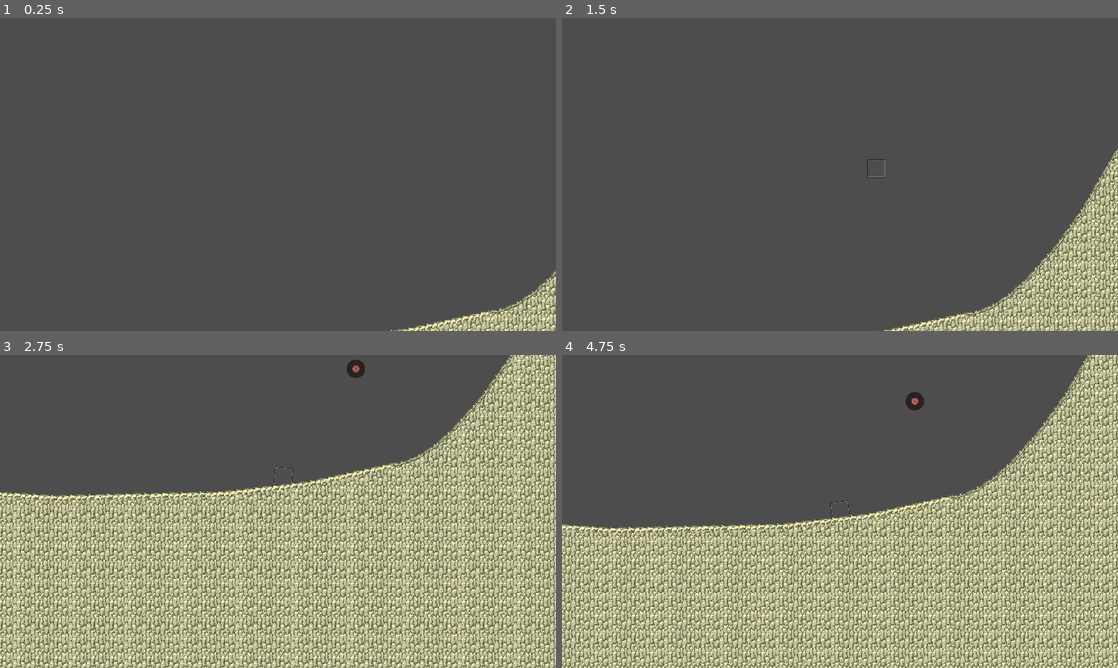
Above: before the commit, frames 1-4 (two rows, left to right).
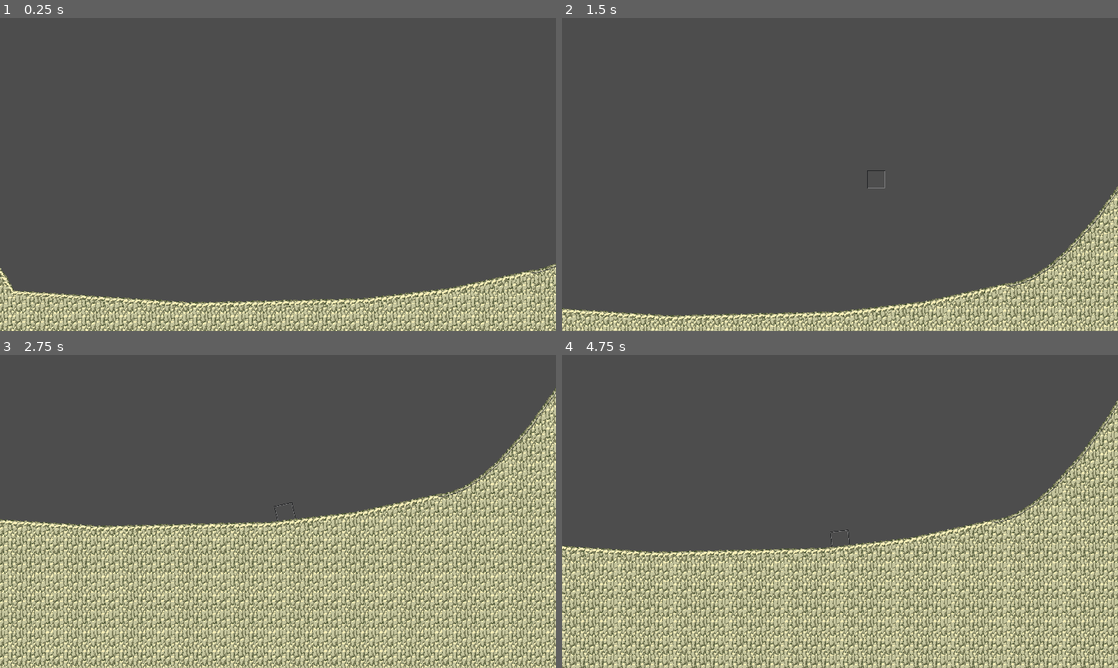
Above: after the commit, the same moments.

Repository: LiquidFun/Grandpas-Hill-Racer
Game: Godot game, scene res://levels/brutus.tscn
The game is run twice, just before and just after one commit, with the same random seed, the same clock (stepped at 60 frames per second) and the same inputs.
Inputs (mouse positions are in pixels of both pictures, inside the frame that each line leads up to):
- Up to frame 1 (0.25 s): no input
- Up to frame 2 (1.5 s): tap Enter (start) at 0.5, 1.25 s; move the mouse to (962, 158) at 0.52 s; hold E (rotate_right) 0.53-1.25 s; tap 1 (item1) at 0.6 s; click (962, 158) at 0.67 s; tap 2 (item2) at 0.8 s; drag from (728, 190) to (962, 158) at 1.27 s
- Up to frame 3 (2.75 s): move the mouse to (333, 442) at 2.02 s; hold E (rotate_right) from 2.03 s (still down); tap 3 (item3) at 2.1 s; click (333, 442) at 2.17 s; tap 4 (item4) at 2.3 s
- Up to frame 4 (4.75 s): release E (rotate_right) at 2.75 s; drag from (812, 574) to (673, 464) at 2.77 s; move the mouse to (1006, 558) at 3.52 s; hold Q (rotate_left) 3.53-4.25 s; hold Space (pan) 3.53-4.25 s; tap 5 (item5) at 3.6 s; click (1006, 558) at 3.67 s; tap Escape (cancel) at 4.15 s; drag from (673, 464) to (917, 398) at 4.27 s

The runs differ from the first frame. In frame 1, 11% of the frame differs, in the area x 0-100%, y 78-100%; in frame 2, 9.8%; in frame 3, 45%, in the area x 0-100%, y 0-100%; in frame 4, 39%.

Commit message:
new part physics

Diff:
--- a/entities/car/rigid/car.gd
+++ b/entities/car/rigid/car.gd
@@ -13,4 +13,4 @@
 func _process(delta):
 	if has_node("Camera2D"):
 		var camera = get_node("Camera2D")
-		camera.offset = camera.offset.lerp(self.linear_velocity / 2, delta * 2)   # *1 Vector2(1, 2)
+		camera.offset = camera.offset.lerp(Vector2(0, -100) + self.linear_velocity / 2, delta * 2)   # *1 Vector2(1, 2)
--- /dev/null
+++ b/entities/car/rigid/part.gd
@@ -0,0 +1,9 @@
+extends RigidBody2D
+
+const POWER = 2_000_000
+
+func _physics_process(delta):
+	#if rotation_degrees < -1:
+	#	apply_torque(POWER)
+	#elif rotation_degrees > 1:
+	apply_torque(-POWER * rotation_degrees)
--- /dev/null
+++ b/entities/car/rigid/part.tscn
@@ -0,0 +1,16 @@
+[gd_scene load_steps=3 format=3 uid="uid://vc3epogfore4"]
+
+[ext_resource type="Script" path="res://entities/car/rigid/part.gd" id="1_pw77j"]
+
+[sub_resource type="PhysicsMaterial" id="PhysicsMaterial_7rxev"]
+friction = 5.0
+rough = true
+bounce = 0.2
+
+[node name="Part" type="RigidBody2D"]
+collision_layer = 4
+mass = 50.0
+physics_material_override = SubResource("PhysicsMaterial_7rxev")
+angular_damp_mode = 1
+angular_damp = 10000.0
+script = ExtResource("1_pw77j")
--- /dev/null
+++ b/entities/car/rigid/part_joint.tscn
@@ -0,0 +1,7 @@
+[gd_scene format=3 uid="uid://b33s2gcdbbntv"]
+
+[node name="PartJoint" type="PinJoint2D"]
+bias = 0.07
+angular_limit_enabled = true
+angular_limit_lower = -0.0174533
+angular_limit_upper = 0.0174533
--- a/entities/car/rigid/wheel_spring.tscn
+++ b/entities/car/rigid/wheel_joint.tscn
@@ -1,5 +1,5 @@
 [gd_scene format=3 uid="uid://bipco1samm3od"]
 
-[node name="WheelSpring" type="PinJoint2D"]
-softness = 0.05
+[node name="WheelJoint" type="PinJoint2D"]
+z_index = 15
 motor_target_velocity = 1.71304
--- a/game/game_controller.gd
+++ b/game/game_controller.gd
@@ -8,12 +8,15 @@
 
 const CAR_SCENE = preload("res://entities/car/rigid/car.tscn")
 const WHEEL_SCENE = preload("res://entities/car/rigid/wheel.tscn")
-const WHEEL_AXIS_SCENE = preload("res://entities/car/rigid/wheel_spring.tscn")
+const WHEEL_JOINT_SCENE = preload("res://entities/car/rigid/wheel_joint.tscn")
+const PART_JOINT_SCENE = preload("res://entities/car/rigid/part_joint.tscn")
+const PART_SCENE = preload("res://entities/car/rigid/part.tscn")
+
+
 
 const ROTATE_BY = deg_to_rad(45/4.0)
 
 var selected_part: Area2D = null
-var first_part_was_placed = false
 var placed_parts = []
 @export var started = false
 
@@ -33,94 +36,159 @@
 	var car = CAR_SCENE.instantiate()
 	car.add_child(camera)
 	add_sibling(car)
-	camera.position = camera_pos
+	camera.global_position = camera_pos
 	camera.position_smoothing_enabled = true
 	camera.position = Vector2.ZERO
 	car.position = placed_parts[0].position
+
+	var now_placed = []
+	var index = 0
 	#hull.add_child(car)
-	for part in placed_parts:
-		get_parent().remove_child(part)
+	for placed in placed_parts:
+		get_parent().remove_child(placed)
 		#part.get_node("Placement").queue_free()
-		var sprite = part.get_node("Sprite2D")
-		part.remove_child(sprite)
-		part.get_node("Collision").disabled = false
-
-		var collision = part.get_node("Collision")
-		part.remove_child(collision)
-
-		if part.is_in_group("tire"):
-			var wheel = WHEEL_SCENE.instantiate()
-			wheel.add_child(sprite)
-			wheel.add_child(collision)
+		var sprite = placed.get_node("Sprite2D")
+		placed.remove_child(sprite)
+		placed.get_node("Collision").disabled = false
+
+		var collision = placed.get_node("Collision")
+		placed.remove_child(collision)
+
+		collision.rotation = placed.rotation
+		sprite.rotation = placed.rotation
+
+		if index == 0:
+			car.add_child(sprite)
+			car.add_child(collision)
+			sprite.global_position = placed.global_position
+			collision.global_position = placed.global_position
+			now_placed.append(car)
+
+		else:
+			var is_tire = placed.is_in_group("tire")
+			var part = (WHEEL_SCENE if is_tire else PART_SCENE).instantiate()
+			part.add_child(sprite)
+			part.add_child(collision)
 			sprite.position = Vector2.ZERO
 			collision.position = Vector2.ZERO
 
-			var wheel_axis = WHEEL_AXIS_SCENE.instantiate()
-
-			wheel_axis.add_child(wheel)
-			wheel.position = Vector2.ZERO
-			car.add_child(wheel_axis)
-			wheel_axis.global_position = part.global_position
-
-			wheel_axis.node_a = car.get_path()
-			wheel_axis.node_b = wheel.get_path()
+			var joint = (WHEEL_JOINT_SCENE if is_tire else PART_JOINT_SCENE).instantiate()
+
+			car.add_child(part)
+			part.global_position = placed.global_position
+
+			# part.get_colliding_bodies()
+
+			car.add_child(joint)
+
+			await get_tree().physics_frame
+			await get_tree().physics_frame
+			await get_tree().physics_frame
+
+			for previous_part in now_placed:
+				var vec = _find_intersection_point(previous_part, part)
+				if vec != Vector2.INF:
+					joint.global_position = vec
+
+					joint.node_a = previous_part.get_path()
+
+					break
+			if is_tire:
+				joint.global_position = part.global_position
+			else:
+				now_placed.append(part)
+
+			car.remove_child(part)
+			joint.add_child(part)
+			joint.node_b = part.get_path()
+			part.position = Vector2.ZERO
+		index += 1
+
+
+func _find_intersection_point(body1: CollisionObject2D, body2: CollisionObject2D) -> Vector2:
+	var start_point = body1.global_position
+	var end_point = body2.global_position
+	print_debug(start_point, end_point)
+
+	while start_point.distance_to(end_point) > 0.1:
+		var mid_point = (start_point + end_point) / 2
+		var in_body1 = _point_in_body(mid_point, body1)
+		var in_body2 = _point_in_body(mid_point, body2)
+		print(mid_point)
+		if in_body1 and in_body2:
+			print(true)
+			return mid_point
+		if in_body1:
+			start_point = mid_point
 		else:
-			car.add_child(sprite)
-			car.add_child(collision)
-			sprite.global_position = part.global_position
-			collision.global_position = part.global_position
-			collision.rotation = part.rotation
-			sprite.rotation = part.rotation
-			# part.position = Vector2.ZERO
-			# collision.position = Vector2.ZERO
-
+			end_point = mid_point
+
+	return Vector2.INF
+
+func _point_in_body(point: Vector2, body: RigidBody2D):
+	var pointParameters := PhysicsPointQueryParameters2D.new()
+	pointParameters.collide_with_areas = true
+	pointParameters.collide_with_bodies = true
+	pointParameters.position = point
+
+	var space := get_world_2d().direct_space_state
+	for collision_dict in space.intersect_point(pointParameters):
+		print(collision_dict, body)
+		if body == collision_dict["collider"]:
+			return true
+	return false
 
 func _unhandled_input(event):
-	if Input.is_action_just_pressed("item1"):
-		_select_part(0)
-	if Input.is_action_just_pressed("item2"):
-		_select_part(1)
-	if Input.is_action_just_pressed("item3"):
-		_select_part(2)
-	if Input.is_action_just_pressed("item4"):
-		_select_part(3)
-	if Input.is_action_just_pressed("item5"):
-		_select_part(4)
-
 	if Input.is_action_pressed("start"):
 		_start()
 
-	#if Input.is_action_pressed("pan"):
-	#	if event is InputEventMouseMotion:
-	#		camera.position -= event.screen_relative
-
-	if !started and selected_part != null:
-		if event is InputEventMouseMotion:
-			selected_part.global_position = get_global_mouse_position()
-			_set_selected_part_color()
-
-		if Input.is_action_just_pressed("place") and _can_selected_part_can_be_placed():
-			selected_part.modulate = Color(1, 1, 1, 1)
-			placed_parts.append(selected_part)
-			selected_part = null
-			first_part_was_placed = true
-
-		if Input.is_action_just_pressed("cancel"):
-			get_parent().remove_child(selected_part)
-			selected_part = null
-
-		if Input.is_action_just_pressed("rotate_left"):
-			selected_part.rotate(ROTATE_BY)
-
-		if Input.is_action_just_pressed("rotate_right"):
-			selected_part.rotate(-ROTATE_BY)
+	if not started:
+		if Input.is_action_just_pressed("item1"):
+			_select_part(0)
+		if Input.is_action_just_pressed("item2"):
+			_select_part(1)
+		if Input.is_action_just_pressed("item3"):
+			_select_part(2)
+		if Input.is_action_just_pressed("item4"):
+			_select_part(3)
+		if Input.is_action_just_pressed("item5"):
+			_select_part(4)
+
+		if Input.is_action_pressed("pan"):
+			if event is InputEventMouseMotion:
+				camera.position -= event.screen_relative
+
+		if placed_parts:
+			if Input.is_action_just_pressed("undo"):
+				var part = placed_parts.pop_back()
+				get_parent().remove_child(part)
+
+		if selected_part != null:
+			if event is InputEventMouseMotion:
+				selected_part.global_position = get_global_mouse_position()
+				_set_selected_part_color()
+
+			if Input.is_action_just_pressed("place") and _can_selected_part_can_be_placed():
+				selected_part.modulate = Color(1, 1, 1, 1)
+				placed_parts.append(selected_part)
+				selected_part = null
+
+			if Input.is_action_just_pressed("cancel"):
+				get_parent().remove_child(selected_part)
+				selected_part = null
+
+			if Input.is_action_just_pressed("rotate_left"):
+				selected_part.rotate(ROTATE_BY)
+
+			if Input.is_action_just_pressed("rotate_right"):
+				selected_part.rotate(-ROTATE_BY)
 
 
 func _can_selected_part_can_be_placed() -> bool:
 	for area in selected_part.get_overlapping_areas():
 		if area.is_in_group("car"):
 			return true
-	return !first_part_was_placed
+	return len(placed_parts) == 0
 
 func _select_part(index: int):
 	if index >= len(PART_SCENES):
--- a/levels/brutus.tscn
+++ b/levels/brutus.tscn
@@ -559,13 +559,13 @@
 fill_mesh_offset = 0.0
 render_offset = 0.0
 
-[node name="Brutenis" type="Node2D"]
+[node name="brutus" type="Node2D"]
 
 [node name="GameController" parent="." instance=ExtResource("1_onm43")]
 started = false
 
 [node name="StaticBody2D" type="StaticBody2D" parent="."]
-position = Vector2(-219, 499)
+position = Vector2(-78, 361)
 collision_mask = 0
 
 [node name="SS2D_Shape_Closed" type="Node2D" parent="StaticBody2D"]
--- a/testing/car_alpha.tscn
+++ b/testing/car_alpha.tscn
@@ -4,7 +4,7 @@
 [ext_resource type="PackedScene" uid="uid://c2j5i8uqtglgp" path="res://entities/car/plank/plank.tscn" id="2_2k6jl"]
 [ext_resource type="PackedScene" uid="uid://c6j8w7su7y05y" path="res://entities/car/rigid/wheel.tscn" id="3_hcw3k"]
 [ext_resource type="PackedScene" uid="uid://dblt60xp5hs7f" path="res://entities/car/tire/tire.tscn" id="4_nl00a"]
-[ext_resource type="PackedScene" uid="uid://bipco1samm3od" path="res://entities/car/rigid/wheel_spring.tscn" id="5_jme7n"]
+[ext_resource type="PackedScene" uid="uid://bipco1samm3od" path="res://entities/car/rigid/wheel_joint.tscn" id="5_jme7n"]
 
 [sub_resource type="RectangleShape2D" id="RectangleShape2D_u1j0s"]
 size = Vector2(64, 64)
--- a/testing/manual_car.tscn
+++ b/testing/manual_car.tscn
@@ -1,7 +1,7 @@
 [gd_scene load_steps=11 format=3 uid="uid://brcie76adlj5m"]
 
 [ext_resource type="PackedScene" uid="uid://bfc7wo5jje38e" path="res://entities/car/rigid/car.tscn" id="1_7a1r4"]
-[ext_resource type="PackedScene" uid="uid://bipco1samm3od" path="res://entities/car/rigid/wheel_spring.tscn" id="2_uv2kw"]
+[ext_resource type="PackedScene" uid="uid://bipco1samm3od" path="res://entities/car/rigid/wheel_joint.tscn" id="2_uv2kw"]
 [ext_resource type="PackedScene" uid="uid://c6j8w7su7y05y" path="res://entities/car/rigid/wheel.tscn" id="3_sy7it"]
 [ext_resource type="Texture2D" uid="uid://bbpso5fe6g4ks" path="res://entities/car/tire/tire.png" id="4_crw2j"]
 [ext_resource type="Texture2D" uid="uid://dm3is5d4t4wbe" path="res://entities/car/plank/plank.png" id="5_fi8xi"]
--- a/testing/manual_car2.tscn
+++ b/testing/manual_car2.tscn
@@ -2,7 +2,7 @@
 
 [ext_resource type="PackedScene" uid="uid://bfc7wo5jje38e" path="res://entities/car/rigid/car.tscn" id="1_6ssjv"]
 [ext_resource type="Texture2D" uid="uid://bmrkqfb7ohanl" path="res://entities/car/cube/cube.png" id="2_bcv0u"]
-[ext_resource type="PackedScene" uid="uid://bipco1samm3od" path="res://entities/car/rigid/wheel_spring.tscn" id="3_6p7d3"]
+[ext_resource type="PackedScene" uid="uid://bipco1samm3od" path="res://entities/car/rigid/wheel_joint.tscn" id="3_6p7d3"]
 [ext_resource type="PackedScene" uid="uid://c6j8w7su7y05y" path="res://entities/car/rigid/wheel.tscn" id="4_6f2uc"]
 [ext_resource type="Texture2D" uid="uid://bbpso5fe6g4ks" path="res://entities/car/tire/tire.png" id="5_pr5d5"]
 [ext_resource type="Texture2D" uid="uid://dm3is5d4t4wbe" path="res://entities/car/plank/plank.png" id="6_05s3f"]
--- /dev/null
+++ b/testing/manual_car3.tscn
@@ -0,0 +1,110 @@
+[gd_scene load_steps=12 format=3 uid="uid://5uh7nwy8narw"]
+
+[ext_resource type="PackedScene" uid="uid://bfc7wo5jje38e" path="res://entities/car/rigid/car.tscn" id="1_8stit"]
+[ext_resource type="PackedScene" uid="uid://bipco1samm3od" path="res://entities/car/rigid/wheel_joint.tscn" id="2_728h6"]
+[ext_resource type="PackedScene" uid="uid://c6j8w7su7y05y" path="res://entities/car/rigid/wheel.tscn" id="3_rs8ml"]
+[ext_resource type="Texture2D" uid="uid://bbpso5fe6g4ks" path="res://entities/car/tire/tire.png" id="4_ypwwe"]
+[ext_resource type="Texture2D" uid="uid://dm3is5d4t4wbe" path="res://entities/car/plank/plank.png" id="5_rpsle"]
+[ext_resource type="PackedScene" uid="uid://b33s2gcdbbntv" path="res://entities/car/rigid/part_joint.tscn" id="6_7df5a"]
+[ext_resource type="Texture2D" uid="uid://bmrkqfb7ohanl" path="res://entities/car/cube/cube.png" id="6_q0fme"]
+[ext_resource type="PackedScene" uid="uid://vc3epogfore4" path="res://entities/car/rigid/part.tscn" id="7_icr3b"]
+
+[sub_resource type="CircleShape2D" id="CircleShape2D_fy5xn"]
+radius = 32.0156
+
+[sub_resource type="RectangleShape2D" id="RectangleShape2D_u1j0s"]
+size = Vector2(64, 61)
+
+[sub_resource type="RectangleShape2D" id="RectangleShape2D_i4aeq"]
+size = Vector2(32, 128)
+
+[node name="ManualCar" type="Node2D"]
+
+[node name="Car" parent="." instance=ExtResource("1_8stit")]
+
+[node name="WheelSpring" parent="Car" instance=ExtResource("2_728h6")]
+position = Vector2(-216, 14)
+node_a = NodePath("..")
+node_b = NodePath("Wheel")
+bias = 0.038
+
+[node name="Wheel" parent="Car/WheelSpring" instance=ExtResource("3_rs8ml")]
+
+[node name="Collision" type="CollisionShape2D" parent="Car/WheelSpring/Wheel"]
+shape = SubResource("CircleShape2D_fy5xn")
+
+[node name="Sprite2D" type="Sprite2D" parent="Car/WheelSpring/Wheel"]
+z_index = 10
+texture = ExtResource("4_ypwwe")
+
+[node name="WheelSpring2" parent="Car" instance=ExtResource("2_728h6")]
+position = Vector2(-70, 17)
+node_a = NodePath("../PartJoint/Part")
+node_b = NodePath("Wheel")
+bias = 0.047
+
+[node name="Wheel" parent="Car/WheelSpring2" instance=ExtResource("3_rs8ml")]
+
+[node name="Collision" type="CollisionShape2D" parent="Car/WheelSpring2/Wheel"]
+shape = SubResource("CircleShape2D_fy5xn")
+
+[node name="Sprite2D" type="Sprite2D" parent="Car/WheelSpring2/Wheel"]
+z_index = 10
+texture = ExtResource("4_ypwwe")
+
+[node name="WheelSpring4" parent="Car" instance=ExtResource("2_728h6")]
+position = Vector2(68, 14)
+node_a = NodePath("../PartJoint2/Part")
+node_b = NodePath("Wheel")
+bias = 0.047
+
+[node name="Wheel" parent="Car/WheelSpring4" instance=ExtResource("3_rs8ml")]
+
+[node name="Collision" type="CollisionShape2D" parent="Car/WheelSpring4/Wheel"]
+shape = SubResource("CircleShape2D_fy5xn")
+
+[node name="Sprite2D" type="Sprite2D" parent="Car/WheelSpring4/Wheel"]
+z_index = 10
+texture = ExtResource("4_ypwwe")
+
+[node name="Sprite2D3" type="Sprite2D" parent="Car"]
+position = Vector2(-184, -11)
+texture = ExtResource("6_q0fme")
+
+[node name="Collision3" type="CollisionShape2D" parent="Car" groups=["car"]]
+position = Vector2(-184, -11)
+shape = SubResource("RectangleShape2D_u1j0s")
+
+[node name="PartJoint" parent="Car" instance=ExtResource("6_7df5a")]
+position = Vector2(-161, 2)
+node_a = NodePath("..")
+node_b = NodePath("Part")
+
+[node name="Part" parent="Car/PartJoint" instance=ExtResource("7_icr3b")]
+
+[node name="Sprite2D2" type="Sprite2D" parent="Car/PartJoint/Part"]
+position = Vector2(55, -1.99977)
+rotation = 1.5708
+texture = ExtResource("5_rpsle")
+
+[node name="Collision2" type="CollisionShape2D" parent="Car/PartJoint/Part"]
+position = Vector2(55, -1.99977)
+rotation = 1.5708
+shape = SubResource("RectangleShape2D_i4aeq")
+
+[node name="PartJoint2" parent="Car" instance=ExtResource("6_7df5a")]
+position = Vector2(-46, 1)
+node_a = NodePath("../PartJoint/Part")
+node_b = NodePath("Part")
+
+[node name="Part" parent="Car/PartJoint2" instance=ExtResource("7_icr3b")]
+
+[node name="Sprite2D2" type="Sprite2D" parent="Car/PartJoint2/Part"]
+position = Vector2(55, -1.99977)
+rotation = 1.5708
+texture = ExtResource("5_rpsle")
+
+[node name="Collision2" type="CollisionShape2D" parent="Car/PartJoint2/Part"]
+position = Vector2(55, -1.99977)
+rotation = 1.5708
+shape = SubResource("RectangleShape2D_i4aeq")
--- /dev/null
+++ b/testing/manual_car4.tscn
@@ -0,0 +1,112 @@
+[gd_scene load_steps=12 format=3 uid="uid://c0bhd5d6gd7mw"]
+
+[ext_resource type="PackedScene" uid="uid://bfc7wo5jje38e" path="res://entities/car/rigid/car.tscn" id="1_mnxki"]
+[ext_resource type="PackedScene" uid="uid://bipco1samm3od" path="res://entities/car/rigid/wheel_joint.tscn" id="2_wgxnc"]
+[ext_resource type="PackedScene" uid="uid://c6j8w7su7y05y" path="res://entities/car/rigid/wheel.tscn" id="3_jkmm6"]
+[ext_resource type="Texture2D" uid="uid://bbpso5fe6g4ks" path="res://entities/car/tire/tire.png" id="4_wkvbe"]
+[ext_resource type="Texture2D" uid="uid://bmrkqfb7ohanl" path="res://entities/car/cube/cube.png" id="5_5q575"]
+[ext_resource type="PackedScene" uid="uid://b33s2gcdbbntv" path="res://entities/car/rigid/part_joint.tscn" id="6_xn7pp"]
+[ext_resource type="PackedScene" uid="uid://vc3epogfore4" path="res://entities/car/rigid/part.tscn" id="7_x4cle"]
+[ext_resource type="Texture2D" uid="uid://dm3is5d4t4wbe" path="res://entities/car/plank/plank.png" id="8_cekfq"]
+
+[sub_resource type="RectangleShape2D" id="RectangleShape2D_i4aeq"]
+size = Vector2(32, 128)
+
+[sub_resource type="CircleShape2D" id="CircleShape2D_fy5xn"]
+radius = 32.0156
+
+[sub_resource type="RectangleShape2D" id="RectangleShape2D_u1j0s"]
+size = Vector2(64, 61)
+
+[node name="ManualCar" type="Node2D"]
+
+[node name="Node2D" type="Node2D" parent="."]
+
+[node name="PartJoint" parent="Node2D" instance=ExtResource("6_xn7pp")]
+position = Vector2(-161, 2)
+node_a = NodePath("../Car")
+node_b = NodePath("Part")
+
+[node name="Part" parent="Node2D/PartJoint" instance=ExtResource("7_x4cle")]
+
+[node name="Sprite2D2" type="Sprite2D" parent="Node2D/PartJoint/Part"]
+position = Vector2(55, -1.99977)
+rotation = 1.5708
+texture = ExtResource("8_cekfq")
+
+[node name="Collision2" type="CollisionShape2D" parent="Node2D/PartJoint/Part"]
+position = Vector2(55, -1.99977)
+rotation = 1.5708
+shape = SubResource("RectangleShape2D_i4aeq")
+
+[node name="PartJoint2" parent="Node2D" instance=ExtResource("6_xn7pp")]
+position = Vector2(-46, 1)
+node_a = NodePath("../PartJoint/Part")
+node_b = NodePath("Part")
+
+[node name="Part" parent="Node2D/PartJoint2" instance=ExtResource("7_x4cle")]
+
+[node name="Sprite2D2" type="Sprite2D" parent="Node2D/PartJoint2/Part"]
+position = Vector2(55, -1.99977)
+rotation = 1.5708
+texture = ExtResource("8_cekfq")
+
+[node name="Collision2" type="CollisionShape2D" parent="Node2D/PartJoint2/Part"]
+position = Vector2(55, -1.99977)
+rotation = 1.5708
+shape = SubResource("RectangleShape2D_i4aeq")
+
+[node name="WheelSpring" parent="Node2D" instance=ExtResource("2_wgxnc")]
+position = Vector2(-216, 14)
+node_a = NodePath("../Car")
+node_b = NodePath("Wheel")
+bias = 0.038
+
+[node name="Wheel" parent="Node2D/WheelSpring" instance=ExtResource("3_jkmm6")]
+
+[node name="Collision" type="CollisionShape2D" parent="Node2D/WheelSpring/Wheel"]
+shape = SubResource("CircleShape2D_fy5xn")
+
+[node name="Sprite2D" type="Sprite2D" parent="Node2D/WheelSpring/Wheel"]
+z_index = 10
+texture = ExtResource("4_wkvbe")
+
+[node name="WheelSpring2" parent="Node2D" instance=ExtResource("2_wgxnc")]
+position = Vector2(-70, 17)
+node_a = NodePath("../PartJoint/Part")
+node_b = NodePath("Wheel")
+bias = 0.047
+
+[node name="Wheel" parent="Node2D/WheelSpring2" instance=ExtResource("3_jkmm6")]
+
+[node name="Collision" type="CollisionShape2D" parent="Node2D/WheelSpring2/Wheel"]
+shape = SubResource("CircleShape2D_fy5xn")
+
+[node name="Sprite2D" type="Sprite2D" parent="Node2D/WheelSpring2/Wheel"]
+z_index = 10
+texture = ExtResource("4_wkvbe")
+
+[node name="WheelSpring4" parent="Node2D" instance=ExtResource("2_wgxnc")]
+position = Vector2(68, 14)
+node_a = NodePath("../PartJoint2/Part")
+node_b = NodePath("Wheel")
+bias = 0.047
+
+[node name="Wheel" parent="Node2D/WheelSpring4" instance=ExtResource("3_jkmm6")]
+
+[node name="Collision" type="CollisionShape2D" parent="Node2D/WheelSpring4/Wheel"]
+shape = SubResource("CircleShape2D_fy5xn")
+
+[node name="Sprite2D" type="Sprite2D" parent="Node2D/WheelSpring4/Wheel"]
+z_index = 10
+texture = ExtResource("4_wkvbe")
+
+[node name="Car" parent="Node2D" instance=ExtResource("1_mnxki")]
+
+[node name="Sprite2D3" type="Sprite2D" parent="Node2D/Car"]
+position = Vector2(-184, -11)
+texture = ExtResource("5_5q575")
+
+[node name="Collision3" type="CollisionShape2D" parent="Node2D/Car" groups=["car"]]
+position = Vector2(-184, -11)
+shape = SubResource("RectangleShape2D_u1j0s")
Not shown: 32 places in levels/brutus.tscn that only renumber resources
Not shown: 24 places in levels/marian.tscn that only renumber resources
